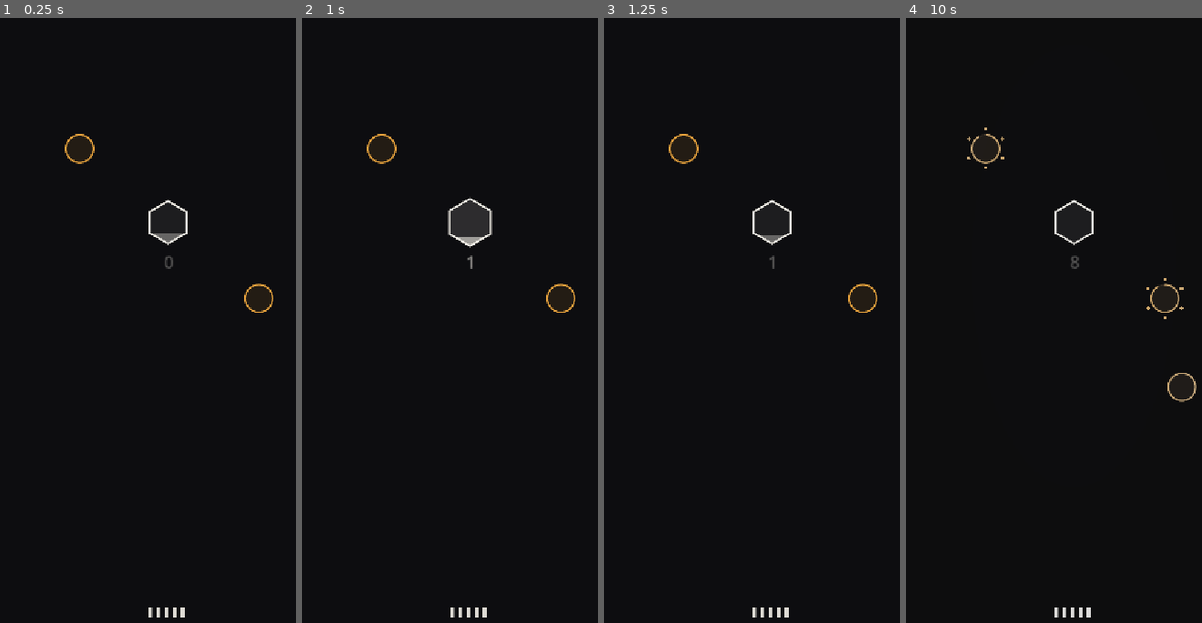
Above: before the commit, frames 1-4 (left to right).
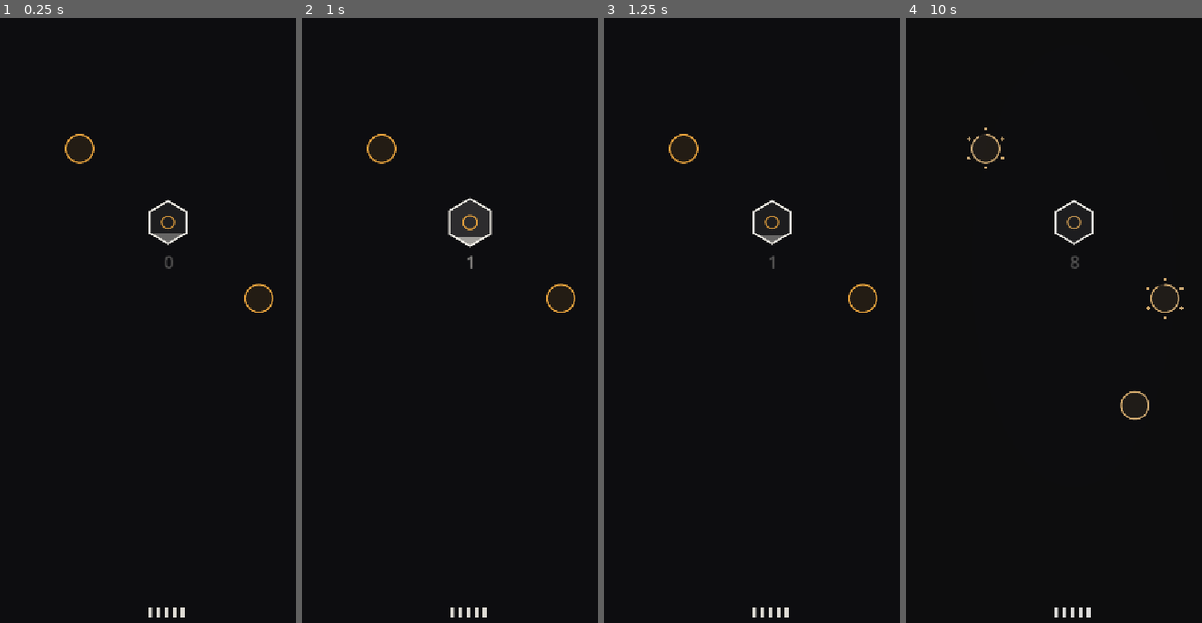
Above: after the commit, the same moments.

Repository: hamonraygames/vein
Game: Godot game, scene res://scenes/game.tscn
Two runs of this game, one before a commit and one after it. Both use one fixed random seed, a clock stepped at 60 frames per second and the inputs below.
Inputs (mouse positions are in pixels of both pictures, inside the frame that each line leads up to):
- Up to frame 1 (0.25 s): no input
- Up to frame 2 (1 s): tap Enter at 0.5 s; move the mouse to (544, 229) at 0.52 s; click (544, 229) at 0.67 s
- Up to frame 3 (1.25 s): no input
- Up to frame 4 (10 s): drag from (1006, 302) to (1056, 411) at 1.27 s; move the mouse to (1107, 102) at 2.02 s; click (1107, 102) at 2.17 s; drag from (1056, 411) to (974, 157) at 2.77 s; tap Space at 3.5, 6.5, 9.5 s; move the mouse to (1175, 374) at 3.52 s; click (1175, 374) at 3.67 s; tap Enter at 4.25, 8 s; drag from (974, 157) to (1024, 84) at 4.27 s; move the mouse to (1089, 266) at 5.02 s; click (1089, 266) at 5.17 s; drag from (1024, 84) to (1006, 302) at 5.77 s; move the mouse to (1148, 229) at 6.52 s; click (1148, 229) at 6.67 s; drag from (1006, 302) to (1056, 411) at 7.27 s; move the mouse to (1107, 102) at 8.02 s; click (1107, 102) at 8.17 s; drag from (1056, 411) to (974, 157) at 8.77 s; move the mouse to (1175, 374) at 9.52 s; click (1175, 374) at 9.67 s

The runs differ from the first frame. In frame 1, less than 0.1% of the frame differs, in the area x 54-60%, y 32-35%; in frame 2, less than 0.1%; in frame 3, less than 0.1%; in frame 4, 0.3%, in the area x 54-99%, y 32-67%.

Commit message:
VEIN: the Heart demands a shape — give the game a decision
Playtest, and it was right: "a stupid child can easily go over 100 beats",
"the red triangle is not understandable even to me", "not a strategic game,
the mechanic is stupidly simple".

The depth criticism was correct and the evidence had been sitting in the
probe for days: fed == budget, skill gap 1.8x, every strategy converging on
the same run length. Those were all one message — there is no decision space
— and the answer was more tuning instead of a mechanic. Fixed properly:

The Heart now DEMANDS one shape at a time and draws it inside itself.
- Off-demand items are near-worthless (WRONG_SHAPE_FUEL 0.12). At 42s the
  demand flips RAW -> REFINED, and the entire circle network you just built
  is feeding the Heart garbage. You must re-plumb every Well through a Forge,
  against the budget, against reach, while it starves. The board you built is
  invalidated on a clock and the run becomes restructuring under fire.
- This is what the doc always said: "it starts demanding refined shapes, not
  raw ones." The Forge shipped as an OPTIONAL fuel multiplier — an abstract
  1.5x you cannot see — which is exactly why it explained nothing. An optional
  thing teaches nothing.
- The demand glyph is the whole tutorial and it is wordless: the Heart is
  visibly asking for a triangle, and the only thing that makes triangles is
  the triangle node.

Ladder (was 82 / 140 / 149 — everything past two Wells bought 6%):
  1 Well 54 | 2 Wells 61 | bot 96 avg, 64-159 spread.
Connect two circles and stop — the "child" strategy — now dies at 61 when the
demand flips, down from 140. Variance is back, which means layout and Forge
routing decide the run again.

"The circles mostly spawn at the bottom" — confirmed, two stacked biases that
compounded: sqrt(randf()) pulled the y-roll down, AND the score rewarded
distance from the Heart, which sits at 44% height, so the bottom edge (573px)
beat the top (351px) every time. Rejection-sampling the whole rect also threw
away most candidates as unjoinable. Nodes now grow outward from an existing
node at a uniformly random bearing: fills the board evenly, and every
candidate is reachable by construction.

AutoPlay prioritises getting a Forge connected and fed once demand flips,
otherwise it pumps circles into a Heart that stopped wanting them and
measures its own blindness rather than the game.

Co-Authored-By: Claude Opus 4.8 <noreply@anthropic.com>

Diff:
--- a/scripts/autoplay.gd
+++ b/scripts/autoplay.gd
@@ -32,6 +32,13 @@
 	if not game.can_afford():
 		return
 
+	# When the Heart wants REFINED, a Well wired straight to it is feeding the
+	# Heart garbage (WRONG_SHAPE_FUEL). The only useful shape is
+	# Well -> Forge -> Heart, so a Forge on the graph is worth more than any
+	# number of direct Wells. Without this the bot keeps pumping circles into a
+	# Heart that stopped wanting them and measures its own blindness.
+	var need_forge: bool = game.demand == VNode.Res.REFINED
+
 	var pick: VNode = null
 	var target: VNode = null
 	var best := INF
@@ -45,6 +52,12 @@
 			if m.depth < 0 or not game.in_reach(n, m):
 				continue
 			var score: float = float(m.depth) * 10000.0 + n.position.distance_to(m.position)
+			# Getting a Forge connected, and then feeding it, outranks everything.
+			if need_forge:
+				if n.kind == VNode.Kind.FORGE:
+					score -= 1000000.0
+				elif m.kind == VNode.Kind.FORGE:
+					score -= 500000.0
 			if score < best:
 				best = score
 				pick = n
--- a/scripts/game.gd
+++ b/scripts/game.gd
@@ -42,8 +42,33 @@
 }
 
 ## Forges arrive once the Heart's appetite has outgrown raw supply.
-const FIRST_FORGE_TIME := 55.0
-const FORGE_GAP := 70.0
+const FIRST_FORGE_TIME := 38.0
+const FORGE_GAP := 55.0
+
+## What the Heart DEMANDS, by run-second. This is the game.
+##
+## The Forge was built as an optional fuel multiplier — an abstract 1.5x you
+## cannot see — and playtest was blunt: "the red triangle is not understandable
+## even to me." Correct, because an optional thing explains nothing. The doc
+## always said it: "the Heart starts demanding refined shapes, not raw ones."
+##
+## Now the Heart wants ONE shape at a time and shows you which. Off-demand items
+## are near-worthless (WRONG_SHAPE_FUEL), so when it flips to triangles your
+## entire circle network is suddenly feeding it garbage and you must re-plumb
+## every Well through a Forge, against the budget, against reach, while it
+## starves. That is the strategy that was missing: the board you built is
+## invalidated on a clock, and the whole run is about restructuring under fire.
+##
+## It also makes the Forge self-teaching — the Heart is visibly asking for a
+## triangle, and only the triangle node makes triangles.
+const DEMAND_TIERS := [
+	{"at": 0.0, "res": VNode.Res.RAW},
+	{"at": 42.0, "res": VNode.Res.REFINED},
+]
+
+## Feeding the Heart something it did not ask for. Not zero — a starving Heart
+## will still take scraps — but nowhere near enough to live on.
+const WRONG_SHAPE_FUEL := 0.12
 
 ## Appetite grows LINEARLY, on the CLOCK. Both halves of that matter.
 ##
@@ -146,6 +171,12 @@
 var poisoned := 0
 ## Wells that ran dry and turned this run.
 var corruptions := 0
+## Items the Heart accepted but did not want. High counts mean the player (or
+## bot) failed to re-plumb after a demand flip.
+var wasted := 0
+
+## The shape the Heart wants right now. Drawn inside it — see VNode._draw_hex.
+var demand: int = VNode.Res.RAW
 
 ## Seconds this run has been alive. The escalation clock — see APPETITE_RATE.
 var run_time := 0.0
@@ -284,6 +315,8 @@
 	dropped = 0
 	poisoned = 0
 	corruptions = 0
+	wasted = 0
+	demand = VNode.Res.RAW
 	_rescue = 0.0
 	_drain_amt = 0.0
 	run_time = 0.0
@@ -413,6 +446,20 @@
 func _tick_escalation(delta: float) -> void:
 	run_time += delta
 
+	var want: int = demand
+	for t in DEMAND_TIERS:
+		if run_time >= t.at:
+			want = t.res
+	if want != demand:
+		demand = want
+		heart.demand = want
+		# The Heart changing its mind is the loudest event in the run: everything
+		# you built is now feeding it the wrong thing.
+		heart.pulse = 1.0
+		Audio.play("corrupt", -6.0, 1.5)
+		if OS.has_feature("mobile"):
+			Input.vibrate_handheld(220)
+
 	if run_time >= _next_well_time:
 		_spawn_well()
 		_next_well_time += _well_gap
@@ -445,27 +492,40 @@
 	var best := Vector2.ZERO
 	var best_score := -INF
 
-	for _i in 48:
-		var p := Vector2(
-			rng.randf_range(56.0, vp.x - 56.0),
-			# Squaring the roll pulls the distribution downward.
-			lerpf(vp.y * 0.14, vp.y * 0.93, sqrt(rng.randf()))
-		)
+	# Grow OUTWARD from a node already on the board, at a uniformly random angle.
+	#
+	# Playtest: "the circles mostly spawn at the bottom." Two biases were stacked
+	# and compounded: sqrt(randf()) pulled the y-roll downward, AND the score
+	# rewarded distance from the Heart — which sits at 44% height, so the bottom
+	# edge (573px away) beat the top (351px) every single time. Rejection
+	# sampling over the whole rect also wasted most candidates, since anything
+	# beyond MAX_LEN of everything is unjoinable. Seeding from an existing node
+	# at a random bearing fills the board evenly and every candidate is reachable
+	# by construction.
+	for _i in 64:
+		var anchor: VNode = nodes[rng.randi() % nodes.size()]
+		var bearing := rng.randf() * TAU
+		var dist := rng.randf_range(112.0, Vein.MAX_LEN * 0.9)
+		var p := anchor.position + Vector2(cos(bearing), sin(bearing)) * dist
+		if p.x < 56.0 or p.x > vp.x - 56.0 or p.y < 70.0 or p.y > vp.y - 70.0:
+			continue
+
 		var near := INF
 		for n in nodes:
 			near = minf(near, p.distance_to(n.position))
 		if near < 104.0:
 			continue
-		# Must be joinable to *something*, or it is scenery rather than a choice.
-		if near > Vein.MAX_LEN * 0.92:
-			continue
+
 		var to_heart := p.distance_to(heart.position)
 		var s := 0.0
 		if kind == VNode.Kind.FORGE:
+			# A Forge must stand between a cluster of Wells and the Heart.
 			s = -to_heart
 		else:
-			# Prefer awkward: far from the heart, but not hugging another node.
-			s = to_heart * 0.6 + near * 0.4
+			# Prefer awkward — elbow room from neighbours — WITHOUT preferring a
+			# compass direction. Distance from the Heart is deliberately not a
+			# term here; that was the bias.
+			s = near
 		if s > best_score:
 			best_score = s
 			best = p
@@ -675,7 +735,11 @@
 			_rescue = 1.0
 			if OS.has_feature("mobile"):
 				Input.vibrate_handheld(120)
-		fuel = clampf(fuel + float(FUEL_BY_RES.get(kind, 1.0)), 0.0, FUEL_CAP)
+		var gain := float(FUEL_BY_RES.get(kind, 1.0))
+		if kind != demand and kind != VNode.Res.VOID:
+			gain = WRONG_SHAPE_FUEL
+			wasted += 1
+		fuel = clampf(fuel + gain, 0.0, FUEL_CAP)
 		to.pulse = 1.0
 		Audio.swallow(kind, fuel / FUEL_CAP)
 		if kind == VNode.Res.VOID:
--- a/scripts/vnode.gd
+++ b/scripts/vnode.gd
@@ -66,6 +66,12 @@
 ## goal of the game is legible on sight — the vessel is emptying, fill it. This
 ## is the one thing the player must understand and it must never need a number.
 var fuel_ratio := 1.0
+
+## Heart only: the shape it is asking for. Drawn as a glyph inside the hexagon,
+## which is the entire teaching mechanism for Forges — the Heart visibly wants a
+## triangle, and the only thing on the board that makes triangles is the triangle
+## node. No text, no tutorial, no red-triangle mystery.
+var demand: int = Res.RAW
 
 var _emit_accum := 0.0
 var _round_robin := 0
@@ -214,6 +220,29 @@
 	outline.append(hex[0])
 	draw_polyline(outline, col, 3.0, true)
 
+	_draw_demand(r)
+
+
+## The shape the Heart is asking for, floating inside it. This is the only
+## instruction VEIN ever gives, and it gives it wordlessly.
+func _draw_demand(r: float) -> void:
+	var c: Color = Palette.of_res(demand)
+	c.a = 0.85 + pulse * 0.15
+	var s := r * 0.34
+
+	match demand:
+		Res.REFINED:
+			var tri := PackedVector2Array()
+			for i in 3:
+				var a := TAU * (float(i) / 3.0) - PI * 0.5
+				tri.append(Vector2(cos(a), sin(a)) * s * 1.2)
+			tri.append(tri[0])
+			draw_polyline(tri, c, 2.4, true)
+		Res.CLOTH:
+			draw_rect(Rect2(-s * 0.8, -s * 0.8, s * 1.6, s * 1.6), c, false, 2.4)
+		_:
+			draw_arc(Vector2.ZERO, s * 0.85, 0.0, TAU, 22, c, 2.4, true)
+
 
 func _draw_ring(r: float, col: Color) -> void:
 	if corrupted:
--- a/tests/probe.gd
+++ b/tests/probe.gd
@@ -95,8 +95,8 @@
 		if n.corrupted:
 			rotted += 1
 
-	print("run %d: beat %4d | budget %2d | wells %2d (%d fed) | rotted %d | poisoned %d | ruptures %d"
-		% [_idx + 1, beats, _game.budget, wells, fed, rotted, _game.poisoned, _game.ruptures])
+	print("run %d: beat %4d | budget %2d | wells %2d (%d fed) | rotted %d | poisoned %d | wasted %d | ruptures %d"
+		% [_idx + 1, beats, _game.budget, wells, fed, rotted, _game.poisoned, _game.wasted, _game.ruptures])
 
 	_idx += 1
 	if _idx >= runs:
